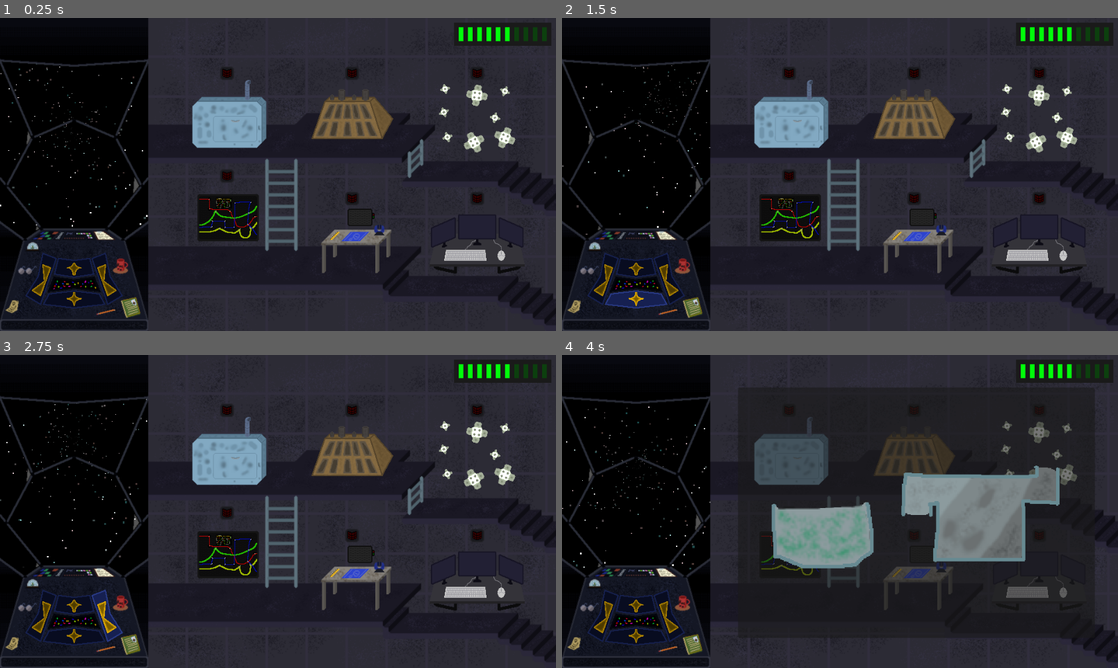
Above: before the commit, frames 1-4 (two rows, left to right).
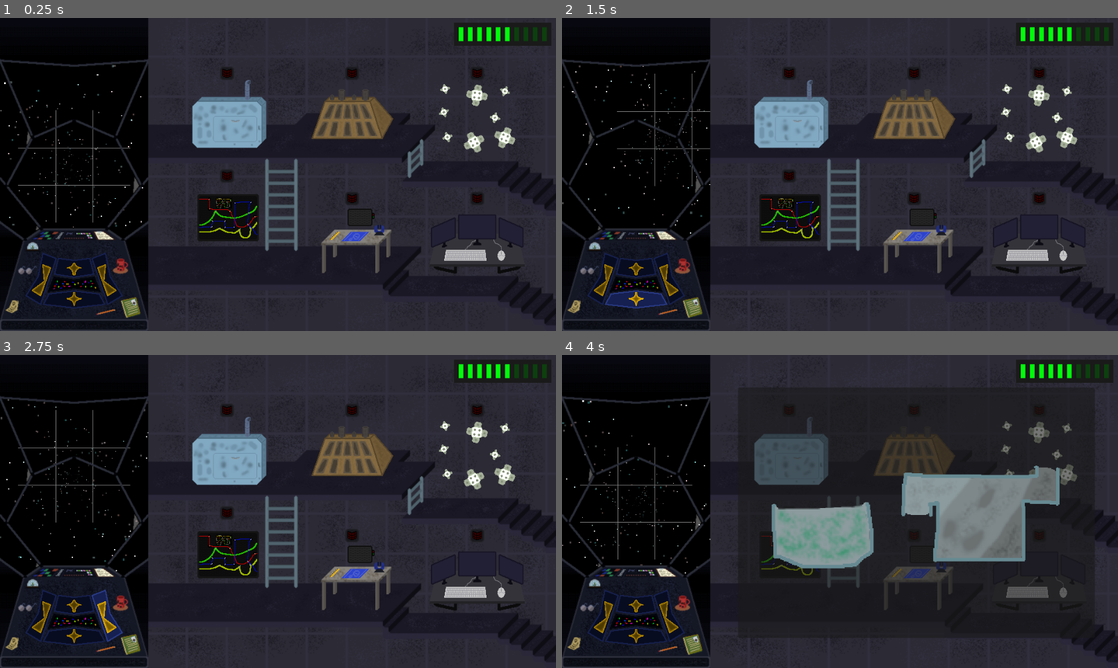
Above: after the commit, the same moments.

Repository: kedalovo/-SG-Spaceship-Management
Game: Godot game, scene res://Game Scene/Game.tscn
Two runs of this game, one before a commit and one after it. Both use one fixed random seed, a clock stepped at 60 frames per second and the inputs below.
Inputs (mouse positions are in pixels of both pictures, inside the frame that each line leads up to):
- Up to frame 1 (0.25 s): no input
- Up to frame 2 (1.5 s): click (600, 277) at 0.5 s; click (634, 302) at 1.25 s
- Up to frame 3 (2.75 s): click (105, 614) at 2 s
- Up to frame 4 (4 s): click (634, 605) at 2.75 s; click (789, 452) at 3.52 s

The runs differ from the first frame. In frame 1, 0.5% of the frame differs, in the area x 0-27%, y 14-69%; in frame 2, 0.5%; in frame 3, 0.5%; in frame 4, 0.5%, in the area x 0-27%, y 14-70%.

Commit message:
Started working on Nebula hazard. Added visuals, can now summon Nebulas on demand, now it's logic needs to be tweaked.

Diff:
--- a/Game Scene/Game.tscn
+++ b/Game Scene/Game.tscn
@@ -177,6 +177,32 @@
 "idle": SubResource("Animation_xrol2")
 }
 
+[sub_resource type="Animation" id="Animation_gjldm"]
+length = 0.001
+tracks/0/type = "bezier"
+tracks/0/imported = false
+tracks/0/enabled = true
+tracks/0/path = NodePath(".:position:x")
+tracks/0/interp = 1
+tracks/0/loop_wrap = true
+tracks/0/keys = {
+"handle_modes": PackedInt32Array(0),
+"points": PackedFloat32Array(-960, -0.25, 0, 0.25, 0),
+"times": PackedFloat32Array(0)
+}
+tracks/1/type = "value"
+tracks/1/imported = false
+tracks/1/enabled = true
+tracks/1/path = NodePath(".:line_color_global")
+tracks/1/interp = 1
+tracks/1/loop_wrap = true
+tracks/1/keys = {
+"times": PackedFloat32Array(0),
+"transitions": PackedFloat32Array(1),
+"update": 0,
+"values": [Color(1, 1, 1, 0.0784314)]
+}
+
 [sub_resource type="Animation" id="Animation_wgcf6"]
 resource_name = "open"
 length = 2.0
@@ -202,32 +228,6 @@
 "transitions": PackedFloat32Array(1, 1),
 "update": 0,
 "values": [Color(1, 1, 1, 0), Color(1, 1, 1, 0.0784314)]
-}
-
-[sub_resource type="Animation" id="Animation_gjldm"]
-length = 0.001
-tracks/0/type = "bezier"
-tracks/0/imported = false
-tracks/0/enabled = true
-tracks/0/path = NodePath(".:position:x")
-tracks/0/interp = 1
-tracks/0/loop_wrap = true
-tracks/0/keys = {
-"handle_modes": PackedInt32Array(0),
-"points": PackedFloat32Array(-960, -0.25, 0, 0.25, 0),
-"times": PackedFloat32Array(0)
-}
-tracks/1/type = "value"
-tracks/1/imported = false
-tracks/1/enabled = true
-tracks/1/path = NodePath(".:line_color_global")
-tracks/1/interp = 1
-tracks/1/loop_wrap = true
-tracks/1/keys = {
-"times": PackedFloat32Array(0),
-"transitions": PackedFloat32Array(1),
-"update": 0,
-"values": [Color(1, 1, 1, 0.0784314)]
 }
 
 [sub_resource type="AnimationLibrary" id="AnimationLibrary_fw8y4"]
--- /dev/null
+++ b/Hazards/Nebula/nebula.gd
@@ -0,0 +1,20 @@
+extends Node2D
+
+
+func set_visuals(size: game_manager.nebula_types, is_vertical: bool) -> void:
+	$Pivot/Sprite.texture = game_manager.get_nebula_texture(size)
+	if is_vertical:
+		$Pivot/Sprite.rotation_degrees = 90.0
+
+
+func set_types(types: Array[game_manager.damage_types]) -> void:
+	print_debug("Nebula types: ", types)
+
+
+func set_time(time: float) -> void:
+	$Timer.wait_time = time
+	$Pivot/Sprite/Animator.speed_scale = 10.0 / time
+
+
+func _on_timer_timeout() -> void:
+	queue_free()
--- /dev/null
+++ b/Hazards/Nebula/nebula.tscn
@@ -0,0 +1,123 @@
+[gd_scene load_steps=5 format=3 uid="uid://7rlqejrqvaih"]
+
+[ext_resource type="Script" path="res://Hazards/Nebula/nebula.gd" id="1_x2t1v"]
+
+[sub_resource type="Animation" id="Animation_sms2q"]
+length = 0.001
+tracks/0/type = "value"
+tracks/0/imported = false
+tracks/0/enabled = true
+tracks/0/path = NodePath(".:modulate")
+tracks/0/interp = 1
+tracks/0/loop_wrap = true
+tracks/0/keys = {
+"times": PackedFloat32Array(0),
+"transitions": PackedFloat32Array(1),
+"update": 0,
+"values": [Color(1, 1, 1, 1)]
+}
+tracks/1/type = "value"
+tracks/1/imported = false
+tracks/1/enabled = true
+tracks/1/path = NodePath(".:scale")
+tracks/1/interp = 1
+tracks/1/loop_wrap = true
+tracks/1/keys = {
+"times": PackedFloat32Array(0),
+"transitions": PackedFloat32Array(1),
+"update": 0,
+"values": [Vector2(0.5, 0.5)]
+}
+tracks/2/type = "value"
+tracks/2/imported = false
+tracks/2/enabled = true
+tracks/2/path = NodePath("..:rotation")
+tracks/2/interp = 1
+tracks/2/loop_wrap = true
+tracks/2/keys = {
+"times": PackedFloat32Array(0),
+"transitions": PackedFloat32Array(1),
+"update": 0,
+"values": [0.0]
+}
+
+[sub_resource type="Animation" id="Animation_ogntw"]
+resource_name = "main"
+length = 10.0
+step = 1.0
+tracks/0/type = "value"
+tracks/0/imported = false
+tracks/0/enabled = true
+tracks/0/path = NodePath(".:modulate")
+tracks/0/interp = 1
+tracks/0/loop_wrap = true
+tracks/0/keys = {
+"times": PackedFloat32Array(0, 2, 10),
+"transitions": PackedFloat32Array(1, 1, 1),
+"update": 0,
+"values": [Color(1, 1, 1, 0), Color(1, 1, 1, 1), Color(1, 1, 1, 1)]
+}
+tracks/1/type = "value"
+tracks/1/imported = false
+tracks/1/enabled = true
+tracks/1/path = NodePath(".:scale")
+tracks/1/interp = 1
+tracks/1/loop_wrap = true
+tracks/1/keys = {
+"times": PackedFloat32Array(0, 10),
+"transitions": PackedFloat32Array(1, 1),
+"update": 0,
+"values": [Vector2(0.25, 0.25), Vector2(1, 1)]
+}
+tracks/2/type = "value"
+tracks/2/imported = false
+tracks/2/enabled = true
+tracks/2/path = NodePath("..:rotation")
+tracks/2/interp = 1
+tracks/2/loop_wrap = true
+tracks/2/keys = {
+"times": PackedFloat32Array(0, 1, 3, 5, 7, 9, 10),
+"transitions": PackedFloat32Array(1, 1, 1, 1, 1, 1, 1),
+"update": 0,
+"values": [0.0, 0.174533, -0.174533, 0.174533, -0.174533, 0.174533, 0.0]
+}
+
+[sub_resource type="AnimationLibrary" id="AnimationLibrary_cdcxf"]
+_data = {
+"RESET": SubResource("Animation_sms2q"),
+"main": SubResource("Animation_ogntw")
+}
+
+[node name="Nebula" type="Node2D"]
+script = ExtResource("1_x2t1v")
+
+[node name="Pivot" type="Node2D" parent="."]
+
+[node name="Sprite" type="Sprite2D" parent="Pivot"]
+scale = Vector2(0.5, 0.5)
+
+[node name="Animator" type="AnimationPlayer" parent="Pivot/Sprite"]
+libraries = {
+"": SubResource("AnimationLibrary_cdcxf")
+}
+autoplay = "main"
+
+[node name="Timer" type="Timer" parent="."]
+one_shot = true
+autostart = true
+
+[node name="ColorRect" type="ColorRect" parent="."]
+offset_left = -1.0
+offset_top = -32.0
+offset_right = 1.0
+offset_bottom = 32.0
+color = Color(1, 0, 0, 1)
+
+[node name="ColorRect2" type="ColorRect" parent="."]
+offset_left = -32.0
+offset_top = -1.0
+offset_right = 32.0
+offset_bottom = 1.0
+color = Color(0.03125, 0, 1, 1)
+
+[connection signal="timeout" from="Timer" to="." method="_on_timer_timeout"]
--- a/Hazards/hazard.tscn
+++ b/Hazards/hazard.tscn
@@ -11,7 +11,6 @@
 autostart = true
 
 [node name="ColorRect" type="ColorRect" parent="."]
-visible = false
 offset_left = -8.0
 offset_top = -8.0
 offset_right = 8.0
--- a/Map/map.gd
+++ b/Map/map.gd
@@ -213,8 +213,12 @@
 	var hazards: Array = game_manager.hazard_types.keys()
 	var hazard_buffer: Array = hazards.duplicate()
 	var hazard_bin: Array = []
+	var intensity: int = 0
 	# Visualising result
 	for i in range(0, grid.size()):
+		intensity += 1
+		if intensity > 5:
+			intensity = 1
 		var line: Array = grid[i]
 		for j in LINE_LENGTH:
 			var difficulty := i / (grid.size() / 3) + 1
@@ -230,6 +234,7 @@
 				var picked_hazard: String = hazard_buffer.pop_front()
 				hazard_bin.append(picked_hazard)
 				line[j].hazards.append(picked_hazard)
+				line[j].hazards_intensity.append(intensity)
 				line[j].set_texture(ICONS[hazards.find(picked_hazard)])
 			elif difficulty > 1:
 				hazard_buffer.shuffle()
@@ -240,6 +245,12 @@
 				picked_hazard = hazard_buffer.pop_front()
 				hazard_bin.append(picked_hazard)
 				line[j].hazards.append(picked_hazard)
+				if difficulty == 2:
+					line[j].hazards_intensity.append(intensity + 2)
+					line[j].hazards_intensity.append(intensity + 2)
+				else:
+					line[j].hazards_intensity.append(8)
+					line[j].hazards_intensity.append(8)
 			while hazard_bin.size() > 2:
 				hazard_buffer.append(hazard_bin.pop_front())
 			line[j].set_difficulty(difficulty)
--- a/Space/space.gd
+++ b/Space/space.gd
@@ -6,6 +6,7 @@
 
 const HAZARD = preload("res://Hazards/hazard.tscn")
 const ASTEROID = preload("res://Hazards/Asteroid/asteroid.tscn")
+const NEBULA = preload("res://Hazards/Nebula/nebula.tscn")
 
 @onready var particles: Node2D = $Particles
 @onready var far_particles: GPUParticles2D = $"Particles/Far Particles"
@@ -15,6 +16,8 @@
 @onready var incoming_hazards: Node2D = $"Incoming Hazards"
 @onready var hazard_visuals: Node2D = $"Grid/Hazard visuals"
 
+@onready var separators: Node2D = $Grid/Separators
+
 const RANDOM_ROTATION: Array[float] = [0.0, 90.0, 180.0, 270.0]
 const MIDDLE_POSITION: Vector2 = Vector2(128, 192)
 const TWEEN_TIME: float = 0.3
@@ -25,6 +28,11 @@
 var current_pos: Vector2 = Vector2.ZERO
 
 var is_moving: bool = false
+
+
+func _ready() -> void:
+	separators.modulate = Color.WHITE
+	create_nebula(game_manager.nebula_types.LARGE, Vector2.UP, 10)
 
 
 func create_asteroid(size: game_manager.asteroid_types, spot: Vector2, time: float, is_vertical: bool = false, types: Array[game_manager.damage_types] = [game_manager.damage_types.PHYSICAL]) -> void:
@@ -93,6 +101,63 @@
 						create_hazard(Vector2(spot.x + i, spot.y + j), time, 3, types)
 
 
+func create_nebula(size: game_manager.nebula_types, spot: Vector2, time: float, is_vertical: bool = false, types: Array[game_manager.damage_types] = [game_manager.damage_types.ELECTRICITY]) -> void:
+	spot = clamp(spot, -Vector2.ONE, Vector2.ONE)
+	var nebula := NEBULA.instantiate()
+	match size:
+		game_manager.nebula_types.SMALL:
+			if spot in hazard_spots:
+				push_warning("Tried creating a small nebula in ", spot, ", which is busy")
+				return
+			nebula.set_types(types)
+			nebula.set_time(time)
+			nebula.set_visuals(size, false)
+			hazard_visuals.add_child(nebula)
+			nebula.position = Vector2(spot.x * 64, spot.y * 64)
+			create_hazard(spot, time, 1, types)
+		game_manager.nebula_types.MEDIUM:
+			for i in 2:
+				for j in 2:
+					if Vector2(spot.x + i, spot.y + j) in hazard_spots or spot.y + j > 1 or spot.x + i > 1:
+						push_warning("Tried creating a medium nebula in ", spot, ", which is busy or out of bounds at ", spot.x + i, ", vertical: ", is_vertical)
+						return
+			nebula.position = Vector2((spot.x + 0.5) * 64, (spot.y + 0.5) * 64)
+			nebula.set_types(types)
+			nebula.set_time(time)
+			nebula.set_visuals(size, is_vertical)
+			hazard_visuals.add_child(nebula)
+			for i in 2:
+				for j in 2:
+					create_hazard(Vector2(spot.x + i, spot.y + j), time, 2, types)
+		game_manager.nebula_types.LARGE:
+			if is_vertical:
+				for i in 3:
+					for j in 2:
+						if Vector2(spot.x - j, spot.y + i) in hazard_spots or spot.y + i > 1 or spot.x - j < -1:
+							push_warning("Tried creating a large nebula in ", spot, ", which is busy or out of bounds at ", Vector2(spot.x - j, spot.y + i), ", vertical: ", is_vertical)
+							return
+				nebula.position = Vector2((spot.x - 0.5) * 64, (spot.y + 1) * 64)
+			else:
+				for i in 3:
+					for j in 2:
+						if Vector2(spot.x + i, spot.y + j) in hazard_spots or spot.y + j > 1 or spot.x + i > 1:
+							push_warning("Tried creating a large nebula in ", spot, ", which is busy or out of bounds at ", Vector2(spot.x + i, spot.y + j), ", vertical: ", is_vertical)
+							return
+				nebula.position = Vector2((spot.x + 1) * 64, (spot.y + 0.5) * 64)
+			nebula.set_types(types)
+			nebula.set_time(time)
+			nebula.set_visuals(size, is_vertical)
+			hazard_visuals.add_child(nebula)
+			if is_vertical:
+				for i in 3:
+					for j in 2:
+						create_hazard(Vector2(spot.x - j, spot.y + i), time, 3, types)
+			else:
+				for i in 3:
+					for j in 2:
+						create_hazard(Vector2(spot.x + i, spot.y + j), time, 3, types)
+
+
 func create_hazard(spot: Vector2, time: float, strength: int, types: Array[game_manager.damage_types]) -> void:
 	if spot in hazard_spots:
 		push_warning("Tried creating a hazard in ", spot, ", which is busy")
--- a/Space/space.tscn
+++ b/Space/space.tscn
@@ -97,6 +97,7 @@
 script = ExtResource("1_pnek6")
 
 [node name="ColorRect" type="ColorRect" parent="."]
+offset_top = -128.0
 offset_right = 256.0
 offset_bottom = 384.0
 color = Color(0, 0, 0, 1)
@@ -136,6 +137,7 @@
 
 [node name="Camera2D" type="Camera2D" parent="."]
 position = Vector2(128, 192)
+offset = Vector2(0, -64)
 
 [node name="Grid" type="Node2D" parent="."]
 position = Vector2(128, 192)
--- a/game_manager.gd
+++ b/game_manager.gd
@@ -25,6 +25,10 @@
 const LARGE_ASTEROID = preload("res://Hazards/Asteroid/Assets/Large asteroid.png")
 const MEDIUM_ASTEROID = preload("res://Hazards/Asteroid/Assets/Medium asteroid.png")
 const SMALL_ASTEROID = preload("res://Hazards/Asteroid/Assets/Small asteroid.png")
+
+const LARGE_NEBULA = preload("res://Hazards/Nebula/Assets/Nebula 3x2.png")
+const MEDIUM_NEBULA = preload("res://Hazards/Nebula/Assets/Nebula 2x2.png")
+const SMALL_NEBULA = preload("res://Hazards/Nebula/Assets/Nebula 1x1.png")
 
 const WIRE_COLORS: Array[Color] = [Color.RED, Color.BLUE, Color.YELLOW, Color.GREEN, Color.MAGENTA]
 
@@ -58,6 +62,12 @@
 	LARGE
 }
 
+enum nebula_types {
+	SMALL,
+	MEDIUM,
+	LARGE
+}
+
 enum hazard_types {
 	ASTEROID_FIELD,
 	WARZONE,
@@ -66,7 +76,7 @@
 	STAR_PROXIMITY
 }
 
-static func get_module_texture(module_type: module_types) -> CompressedTexture2D:
+static func get_module_texture(module_type: module_types) -> Texture2D:
 	match module_type:
 		module_types.PATCH:
 			return PATCH_MODULE
@@ -80,7 +90,7 @@
 	return Texture2D.new()
 
 
-static func get_module_outline_texture(module_type: module_types) -> CompressedTexture2D:
+static func get_module_outline_texture(module_type: module_types) -> Texture2D:
 	match module_type:
 		module_types.PATCH:
 			return PATCH_MODULE_OUTLINE
@@ -94,7 +104,7 @@
 	return Texture2D.new()
 
 
-static func get_blueprint_texture(blueprint_type: module_types) -> CompressedTexture2D:
+static func get_blueprint_texture(blueprint_type: module_types) -> Texture2D:
 	match blueprint_type:
 		module_types.PATCH:
 			return PATCH_MODULE_BLUEPRINT
@@ -108,7 +118,7 @@
 	return Texture2D.new()
 
 
-static func get_asteroid_texture(size: asteroid_types) -> CompressedTexture2D:
+static func get_asteroid_texture(size: asteroid_types) -> Texture2D:
 	match size:
 		asteroid_types.SMALL:
 			return SMALL_ASTEROID
@@ -116,8 +126,8 @@
 			return MEDIUM_ASTEROID
 		asteroid_types.LARGE:
 			return LARGE_ASTEROID
-	push_error("Could not find type ", size, " in asteroid types")
-	return CompressedTexture2D.new()
+	push_error("Could not find type ", str(size), " in asteroid types")
+	return Texture2D.new()
 
 
 static func get_asteroid_offset(size: asteroid_types) -> Vector2:
@@ -128,8 +138,20 @@
 			return Vector2(64, 0)
 		asteroid_types.LARGE:
 			return Vector2(64, 32)
-	push_error("Could not find type ", size, " in asteroid types")
+	push_error("Could not find type ", str(size), " in asteroid types")
 	return Vector2.ZERO
+
+
+static func get_nebula_texture(size: nebula_types) -> Texture2D:
+	match size:
+		nebula_types.SMALL:
+			return SMALL_NEBULA
+		nebula_types.MEDIUM:
+			return MEDIUM_NEBULA
+		nebula_types.LARGE:
+			return LARGE_NEBULA
+	push_error("Could not find type ", str(size), " in nebula types")
+	return Texture2D.new()
 
 
 static func get_random_cell_type() -> engine_cell_types:
Binary file added: Hazards/Nebula/Assets/Nebula 1x1.png
Not shown, added: Hazards/Nebula/Assets/Nebula 1x1.png.import
Binary file added: Hazards/Nebula/Assets/Nebula 2x2.png
Not shown, added: Hazards/Nebula/Assets/Nebula 2x2.png.import
Binary file added: Hazards/Nebula/Assets/Nebula 3x2.png
Not shown, added: Hazards/Nebula/Assets/Nebula 3x2.png.import
